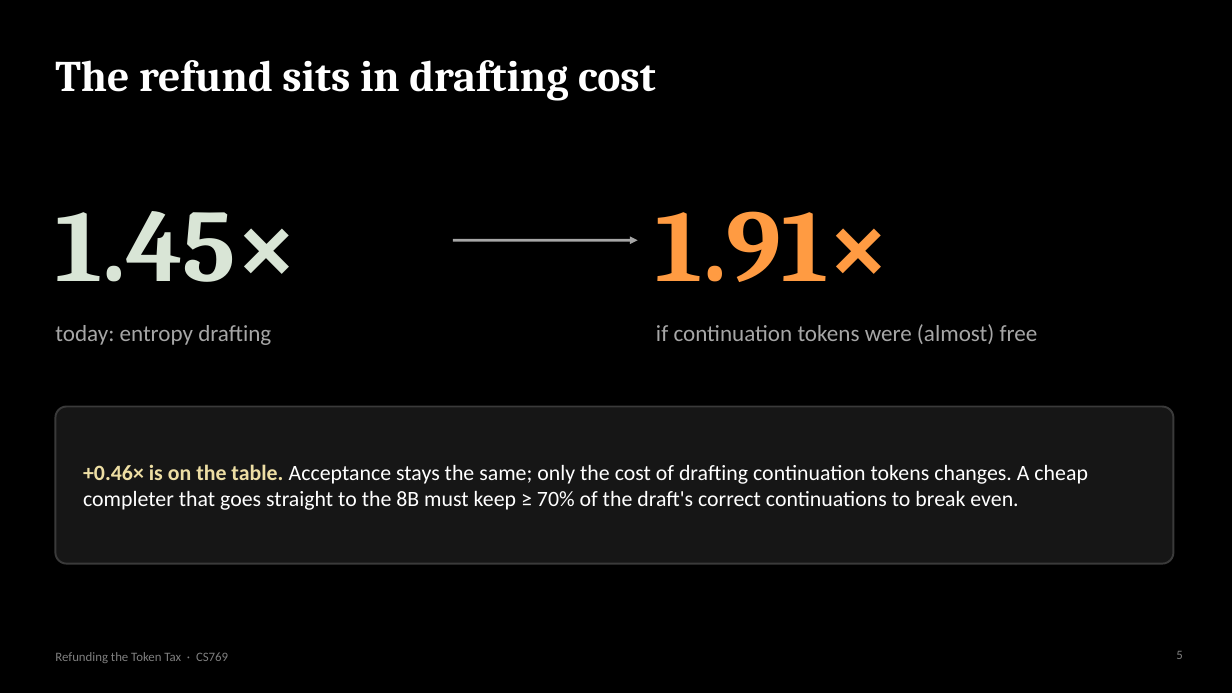
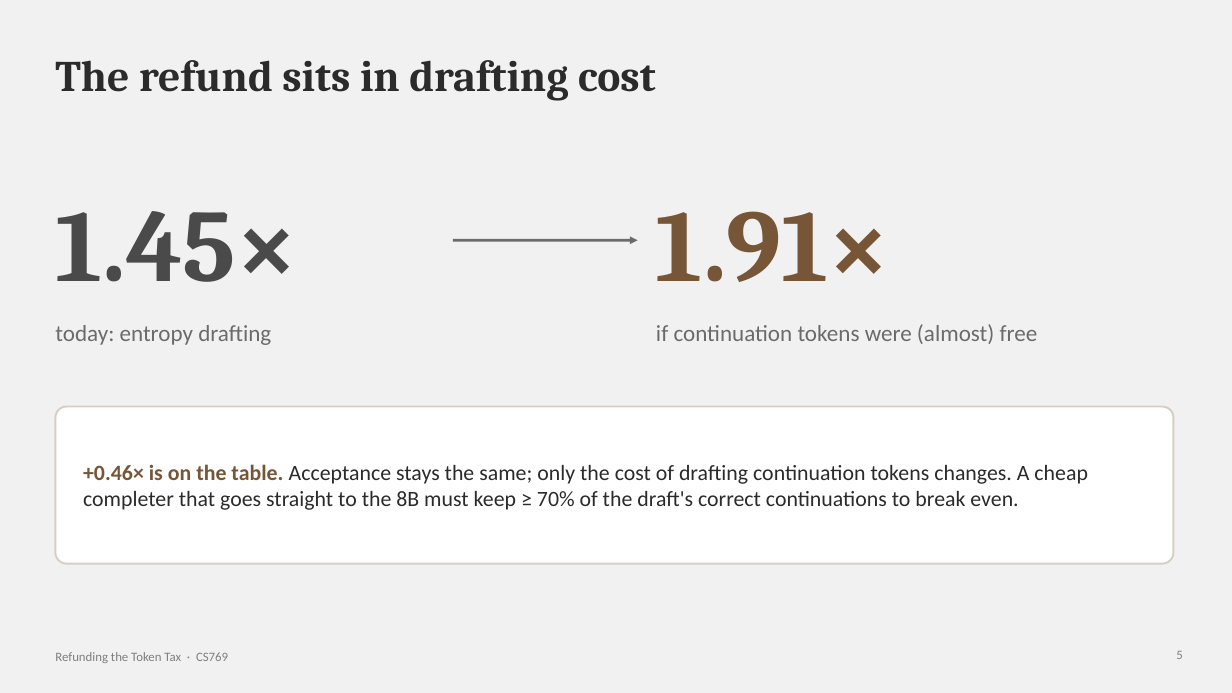
Before and after one commit to https-kanika/Linguistically-guided-MTP, a slide deck: slide 5 of slides/token_tax_refund.pptx. Drawn at 1232x693 pixels with LibreOffice and Linux fonts; fonts in the diff are those of the drawing. Boxes give left, top, right and bottom in pixels: in the first picture for what was removed or moved away, otherwise in the second. Text is boxed around its words. In the diff, an @@ line names an element or a change of style, - is before the commit and + after.

Commit message:
Slides: seashell theme (Old Copper, Butter Yellow, Nebula)

```diff
--- a/slides/token_tax_refund.pptx
+++ b/slides/token_tax_refund.pptx
@@ background #000000 to #F1F1F1 @@
@@ title "The refund sits in drafting ..." at (55, 60, 656, 101): text colour #FFFFFF to #2B2B2B @@
@@ text "1.45×" at (55, 211, 297, 282): text colour #D9E5D6 to #4A4A4A @@
@@ text "1.91×" at (656, 211, 889, 282): text colour #FF9B42 to #775537 @@
@@ arrow (453, 240) - (638, 240): stroke #A6A6A6 2 pt to #6B6B6B 2 pt @@
@@ text "today: entropy drafting" at (55, 325, 271, 345): text colour #A6A6A6 to #6B6B6B @@
@@ text "if continuation tokens were (almost) ..." at (656, 324, 1038, 344): text colour #A6A6A6 to #6B6B6B @@
@@ rounded rectangle at (55, 407, 1174, 564): fill #161616 to #FFFFFF; outline #3A3A3A 1.5 pt to #D6CEC4 1.5 pt @@
@@ text "+0.46× is on the table. ..." at (83, 464, 1087, 510): text colour #EDDEA4 to #775537 in "+0.46× is on the table."; text colour #FFFFFF to #2B2B2B in "Acceptance stays the same; only the cost ..." @@
```
Also in this commit, not shown: 16 other slides changed, 1 other file.
